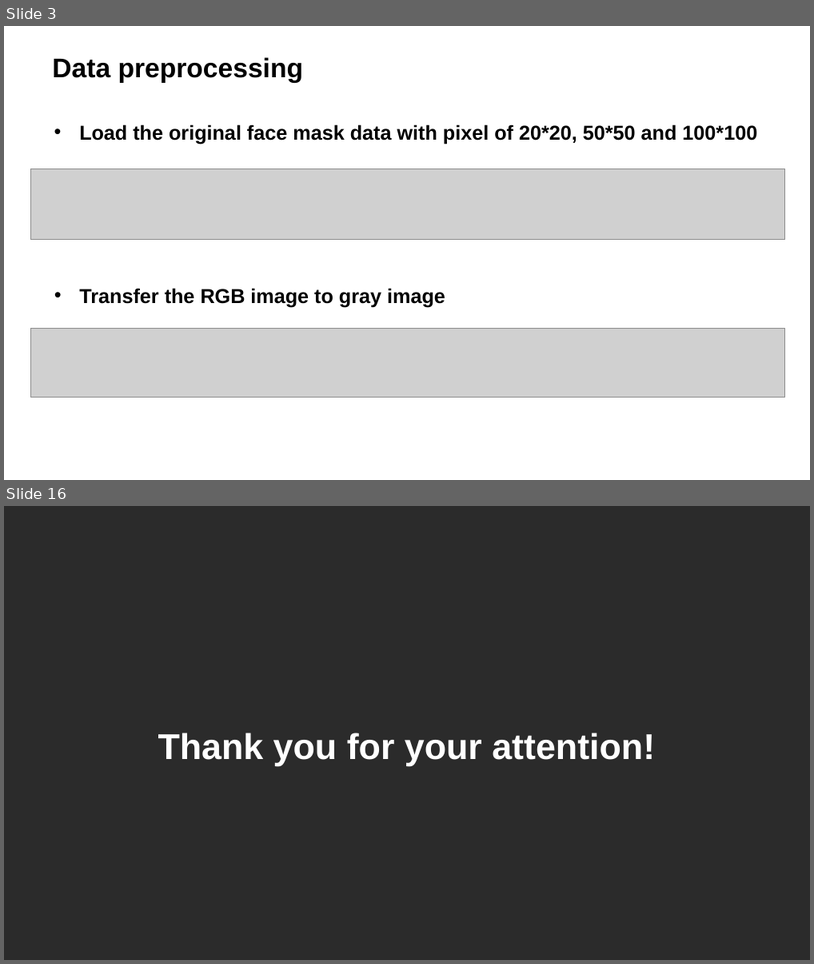
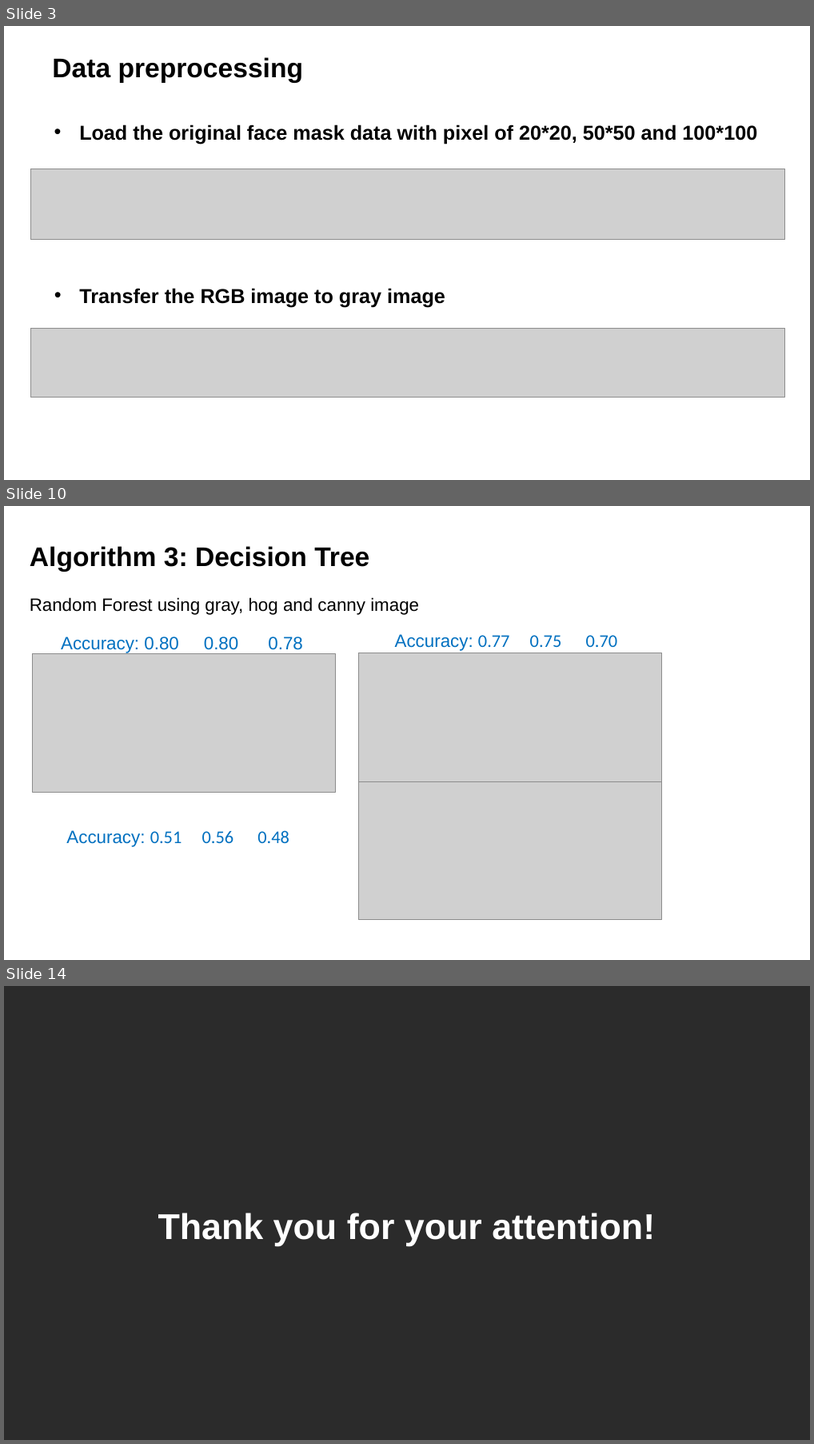
Before and after one commit to GuoJiaqi-1020/EE-475-ML-Final-Project, a slide deck: ML_Final_guojiaqi.pptx. Shown one above the other, each under a label of ours: slides 3 and 16 before the commit, slides 3, 10 and 14 after it; the slides between them are not shown. The pictures are 814x964 and 814x1444 pixels, drawn with LibreOffice and Linux fonts; fonts in the diff are those of the drawing; grey boxes stand for pictures; background and template pictures are left out; a plain dark background stands for a picture behind light text. Boxes give left, top, right and bottom in pixels: in the first picture for what was removed or moved away, otherwise in the second. Text is boxed around its words. In the diff, an @@ line names an element or a change of style, - is before the commit and + after.

```diff
--- a/ML_Final_guojiaqi.pptx
+++ b/ML_Final_guojiaqi.pptx
@@ slide 10 added at [4,506,810,960], background picture (left out) @@
@@ text added at [30,546,370,572], 24 pt, text #000000, bold @@
+Algorithm 3: Decision Tree
@@ text added at [30,597,419,615], 16 pt, text #000000 @@
+Random Forest using gray, hog and canny image
@@ text added at [61,636,302,653], 16 pt, text #0070C0 @@
+Accuracy: 0.80 0.80 0.78
@@ text added at [395,634,618,651], 16 pt, text #0070C0 @@
+Accuracy: 0.77 0.75 0.70
@@ picture added at [32,654,335,792] @@
@@ picture added at [359,652,662,791] @@
@@ picture added at [359,781,662,919] @@
@@ text added at [66,830,290,847], 16 pt, text #0070C0 @@
+Accuracy: 0.51 0.56 0.48
@@ page number added at [582,926,770,950], 12 pt, text #FFFFFF @@
+9
@@ what was slide 16 is now slide 14 @@
```
Also in this commit, not shown: 8 slides changed, 1 other slide added, 4 slides removed, 2 other files.
